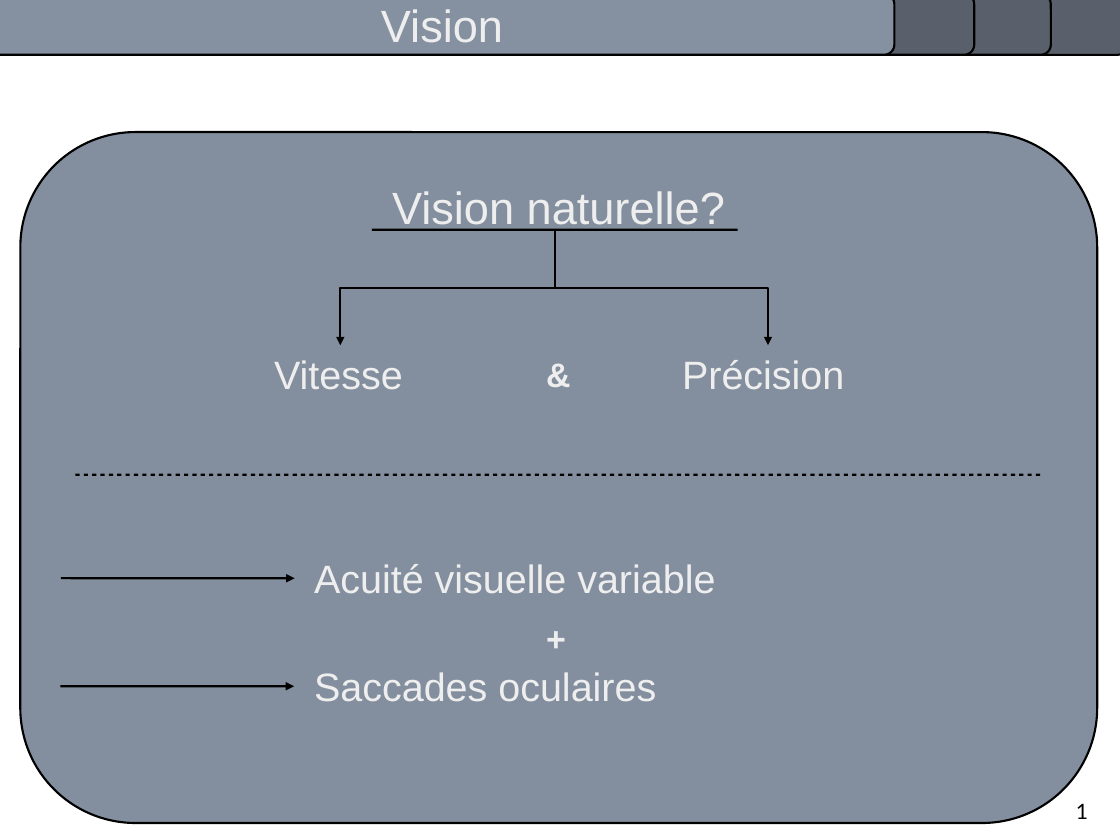
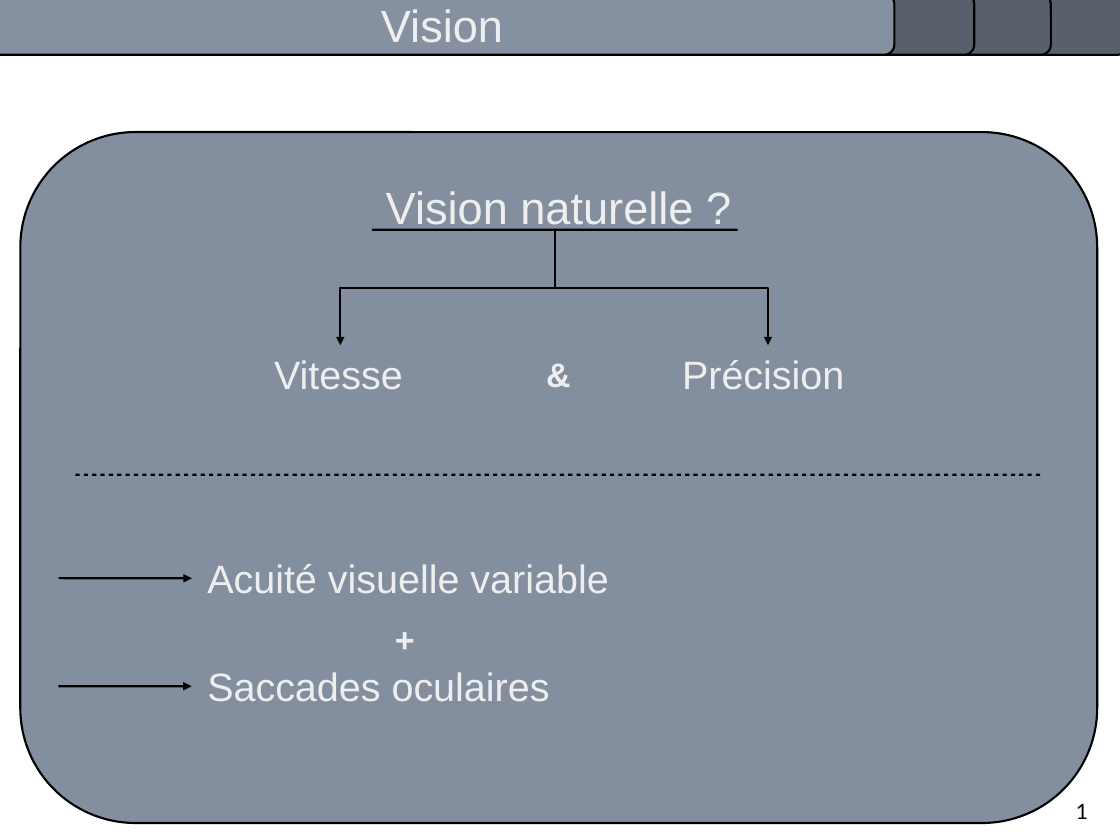
Before and after one commit to pierrealbiges/ActiveVision, a slide deck: slide 3 of LabBooks/Pres_orale.odp. Drawn at 1120x840 pixels with LibreOffice and Linux fonts; fonts in the diff are those of the drawing. Boxes give left, top, right and bottom in pixels: in the first picture for what was removed or moved away, otherwise in the second. Text is boxed around its words. In the diff, an @@ line names an element or a change of style, - is before the commit and + after.

```diff
--- a/LabBooks/Pres_orale.odp
+++ b/LabBooks/Pres_orale.odp
@@ text in rounded rectangle at box(386, 191, 693, 233): spaces changed @@
-Vision naturelle?
+Vision naturelle ?
@@ text "Acuité visuelle variable": place and size @@
-text "Acuité visuelle variable" at box(314, 564, 715, 593)
+text "Acuité visuelle variable" at box(207, 564, 608, 593)
@@ arrow moved from (61, 578) - (295, 578) to (59, 578) - (192, 578) @@
@@ text "+" rewrapped from box(537, 613, 584, 684) to box(388, 613, 405, 667) @@
@@ text "Saccades oculaires": place and size @@
-text "Saccades oculaires" at box(314, 672, 656, 701)
+text "Saccades oculaires" at box(207, 672, 550, 701)
@@ arrow moved from (60, 686) - (294, 686) to (59, 686) - (192, 686) @@
```
Also in this commit, not shown: 9 other slides changed, 1 slide added, 1 other file.
